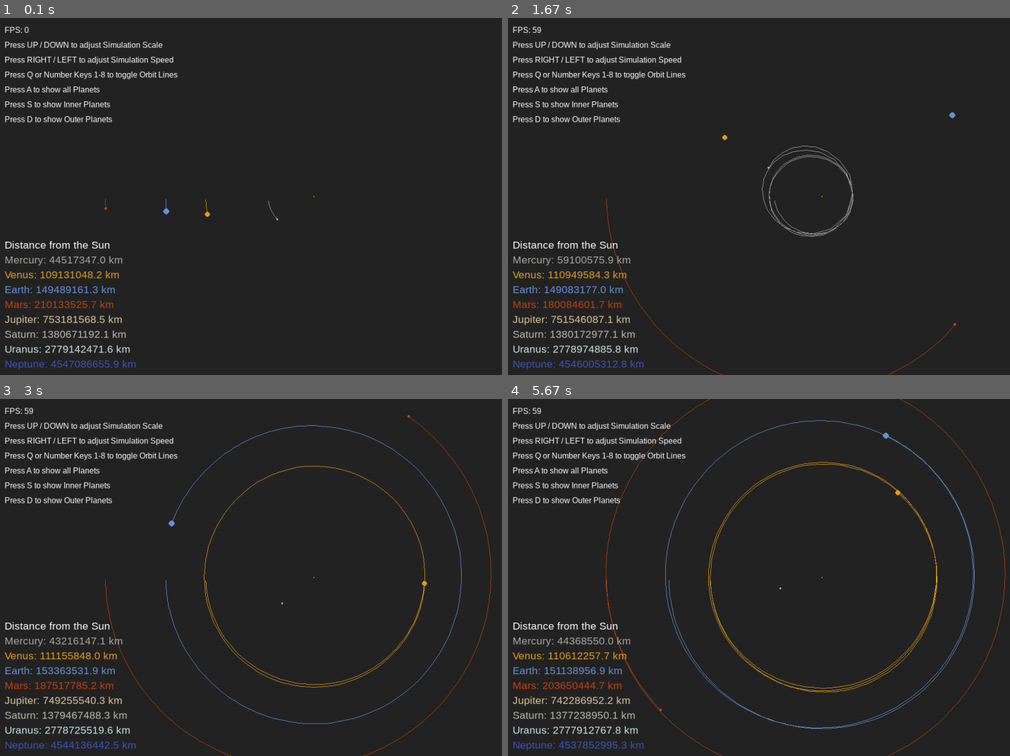
Above: before the commit, frames 1-4 (two rows, left to right).
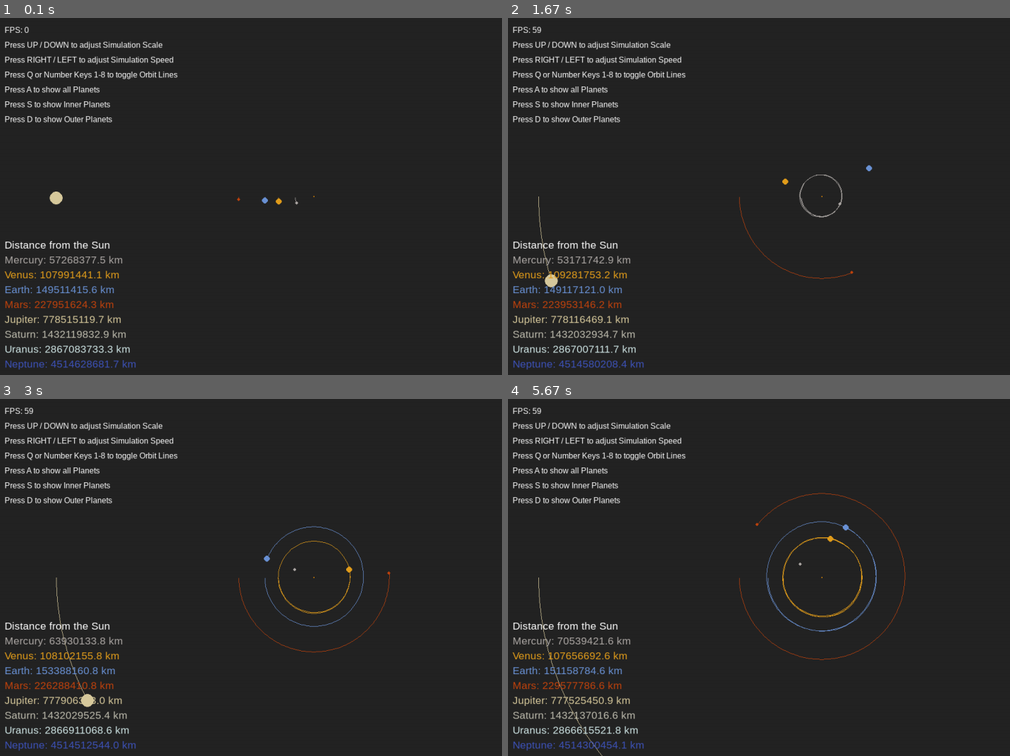
Above: after the commit, the same moments.

Repository: kuranez/solar-system-simulation
Game: pygame game, started from main.py
The game is run twice, just before and just after one commit, with the same random seed, the same clock (stepped at 60 frames per second) and the same inputs.
Inputs:
- Up to frame 1 (0.1 s): no input
- Up to frame 2 (1.67 s): hold Right 0.33-0.8 s; hold Up 0.83-1.13 s; tap 2 at 0.98 s; hold Right 1.17-1.63 s; tap 3 at 1.32 s
- Up to frame 3 (3 s): hold Left 1.67-2.2 s; tap 1 at 1.82 s; hold Down 2.23-2.53 s; tap 2 at 2.38 s; hold Left 2.57-2.97 s; tap 3 at 2.72 s
- Up to frame 4 (5.67 s): hold Up 3-3.37 s; tap 1 at 3.15, 4.62 s; hold Right 3.4-4.03 s; tap 2 at 3.55, 5.12 s; hold Down 4.07-4.43 s; tap 3 at 4.22, 5.62 s; hold Left 4.47-4.93 s; hold Right 4.97-5.43 s; hold Up from 5.47 s (still down)

The runs differ from the first frame. In frame 1, 1.1% of the frame differs, in the area x 8-60%, y 48-99%; in frame 2, 2.1%; in frame 3, 3.0%; in frame 4, 4.0%, in the area x 6-100%, y 0-100%.

Commit message:
Restored parameters of original simulation to fix Neptune's orbit. Added files for future functions.

Diff:
--- a/main.py
+++ b/main.py
@@ -2,7 +2,9 @@
 import pygame
 import sys
 from pygame.locals import QUIT
-from solarsystem import Body, Sun, Planet
+#import solarsystem_scale
+from solarsystem_sim import Body, Sun, Planet
+
 
 # Initialize pygame
 pygame.init()
@@ -21,77 +23,56 @@
 # Solar System Bodies
 # Parameters: x, y, radius, mass
 
-sun = Sun(0, 0, constants.sun_radius * Body.SCALE, constants.sun_mass)
+sun = Sun(0, 0, 2 * Planet.SCALE * 10 ** 9, 1.98892 * 10 ** 30)
 sun.draw_line = False
 
-mercury = Planet(
-    -constants.mercury_perihelion / constants.earth_perihelion * Body.AU, 0,
-    constants.mercury_radius / constants.earth_radius * 1e9 * 3 * Body.SCALE,
-    constants.mercury_mass)
-mercury.y_vel = constants.mercury_velocity
+mercury = Planet(-0.387 * Planet.AU, 0, 5 * Planet.SCALE * 10 ** 9, 3.30 * 10 ** 23)
+mercury.y_vel = 47.4 * 1000
 mercury.draw_line = True
 
-venus = Planet(
-    -constants.venus_perihelion / constants.earth_perihelion * Body.AU, 0,
-    constants.venus_radius / constants.earth_radius * 1e9 * 3 * Body.SCALE,
-    constants.venus_mass)
-venus.y_vel = constants.venus_velocity
+venus = Planet(-0.723 * Planet.AU, 0, 9 * Planet.SCALE * 10 ** 9, 4.8685 * 10 ** 24)
+venus.y_vel = 35.02 * 1000
 venus.draw_line = True
 
-earth = Planet(
-    -constants.earth_perihelion / constants.earth_perihelion * Body.AU, 0,
-    constants.earth_radius / constants.earth_radius * 1e9 * 3 * Body.SCALE,
-    constants.earth_mass)
-earth.y_vel = constants.earth_velocity
+earth = Planet(-1 * Planet.AU, 0, 10 * Planet.SCALE * 10 ** 9, 5.9722 * 10 ** 24)
+earth.y_vel = 29.783 * 1000
 earth.draw_line = True
 
-mars = Planet(
-    -constants.mars_perihelion / constants.earth_perihelion * Body.AU, 0,
-    constants.mars_radius / constants.earth_radius * 1e9 * 3 * Body.SCALE,
-    constants.mars_mass)
-mars.y_vel = constants.mars_velocity
+mars = Planet(-1.524 * Planet.AU, 0, 5 * Planet.SCALE * 10 ** 9, 6.39 * 10 ** 23)
+mars.y_vel = 24.077 * 1000
 mars.draw_line = True
 
-jupiter = Planet(
-    -constants.jupiter_perihelion / constants.earth_perihelion * Body.AU, 0,
-    constants.jupiter_radius / constants.earth_radius * 1e9 * Body.SCALE,
-    constants.jupiter_mass)
-jupiter.y_vel = constants.jupiter_velocity
-earth.draw_line = True
-
-saturn = Planet(
-    -constants.saturn_perihelion / constants.earth_perihelion * Body.AU, 0,
-    constants.saturn_radius / constants.earth_radius * 1e9 * Body.SCALE,
-    constants.saturn_mass)
-saturn.y_vel = constants.saturn_velocity
+jupiter = Planet(-5.204 * Planet.AU, 0, 20 * Planet.SCALE * 10 ** 9, 1.898 * 10 ** 27)
+jupiter.y_vel = 13.06 * 1000
+jupiter.draw_line = True
+
+saturn = Planet(-9.573 * Planet.AU, 0, 18 * Planet.SCALE * 10 ** 9, 5.683 * 10 ** 26)
+saturn.y_vel = 9.68 * 1000
 saturn.draw_line = True
 
-uranus = Planet(
-    -constants.uranus_perihelion / constants.earth_perihelion * Body.AU, 0,
-    constants.uranus_radius / constants.earth_radius * 1e9 * Body.SCALE,
-    constants.uranus_mass)
-uranus.y_vel = constants.uranus_velocity
+uranus = Planet(-19.165 * Planet.AU, 0, 14 * Planet.SCALE * 10 ** 9, 8.681 * 10 ** 25)
+uranus.y_vel = 6.80 * 1000
 uranus.draw_line = True
 
-neptune = Planet(
-    -constants.neptune_perihelion / constants.earth_perihelion * Body.AU, 0,
-    constants.neptune_radius / constants.earth_radius * 1e9 * Body.SCALE,
-    constants.neptune_mass)
+neptune = Planet(-30.178 * Planet.AU, 0, 12 * Planet.SCALE * 10 ** 9, 1.024 * 10 ** 26)
+neptune.y_vel = 5.43 * 1000
 neptune.draw_line = True
 
 # Solar System
 solarsystem = [
-    sun, mercury, venus, earth, mars, jupiter, saturn, uranus, neptune
+    mercury, venus, earth, mars, jupiter, saturn, uranus, neptune, sun
 ]
 
-inner_planets = [sun, mercury, venus, earth, mars]
-
-outer_planets = [sun, jupiter, saturn, uranus, neptune]
+inner_planets = [mercury, venus, earth, mars, sun]
+
+outer_planets = [jupiter, saturn, uranus, neptune, sun]
 
 current_solarsystem = solarsystem
 
 # Main Loop
 while True:
+    clock.tick(FPS)
+    DISPLAYSURF.fill(constants.COLOR_BACKGROUND)
 
     for event in pygame.event.get():
         if event.type == QUIT:
@@ -147,8 +128,6 @@
                 current_solarsystem = outer_planets
 
     # ---> Draw and update Solar System <---
-    DISPLAYSURF.fill(constants.COLOR_BACKGROUND)
-
     for body in current_solarsystem:
         body.update_position(current_solarsystem)
         body.draw(DISPLAYSURF)
@@ -232,4 +211,3 @@
     DISPLAYSURF.blit(neptune_surface, (15, 685))
 
     pygame.display.update()
-    clock.tick(FPS)
--- /dev/null
+++ b/solarsystem_scale.py
@@ -0,0 +1,52 @@
+#import constants
+#from solarsystem_sim import Body
+
+# Solar System Parameters for different Scales
+
+# Positions
+# Scale relative to Earth Distance from the Sun
+
+#mercury_xpos = -constants.mercury_perihelion / constants.earth_perihelion * Body.AU
+#venus_xpos = -constants.venus_perihelion / constants.earth_perihelion * Body.AU
+#earth_xpos = -constants.earth_perihelion / constants.earth_perihelion * Body.AU
+#mars_xpos = -constants.mars_perihelion / constants.earth_perihelion * Body.AU
+#jupiter_xpos = -constants.jupiter_perihelion / constants.earth_perihelion * Body.AU
+#saturn_xpos = -constants.saturn_perihelion / constants.earth_perihelion * Body.AU
+#uranus_xpos = -constants.uranus_perihelion / constants.earth_perihelion * Body.AU
+#neptune_xpos = -constants.neptune_perihelion / constants.earth_perihelion * Body.AU
+
+#print (mercury_xpos, venus_xpos, earth_xpos, mars_xpos, jupiter_xpos, saturn_xpos, uranus_xpos, neptune_xpos)
+
+# Numerical values (scaled)
+#mercury_xpos = -0.468
+#venus_xpos = -1.093
+#earth_xpos = -1.496
+#mars_xpos = -2.102
+#jupiter_xpos = -7.532
+#saturn_xpos = -13.807
+#uranus_xpos = -27.791
+#neptune_xpos = -45.471
+
+# Planet Radii
+# Scale relative to Earth Size
+
+#mercury_rad = constants.mercury_radius / constants.earth_radius * 1e9 * Body.SCALE
+#venus_rad = constants.venus_radius / constants.earth_radius * 1e9 * Body.SCALE
+#earth_rad = constants.earth_radius / constants.earth_radius * 1e9 * Body.SCALE
+#mars_rad = constants.mars_radius / constants.earth_radius * 1e9 * Body.SCALE
+#jupiter_rad = constants.jupiter_radius / constants.earth_radius * 1e9 * Body.SCALE
+#saturn_rad = constants.saturn_radius / constants.earth_radius * 1e9 * Body.SCALE
+#uranus_rad = constants.uranus_radius / constants.earth_radius * 1e9 * Body.SCALE
+#neptune_rad = constants.neptune_radius / constants.earth_radius * 1e9 * Body.SCALE
+
+#print(mercury_rad, venus_rad, earth_rad, mars_rad, jupiter_rad, saturn_rad, uranus_rad, neptune_rad)
+
+# Numerical values
+#mercury_rad = 0.77
+#venus_rad = 1.90
+#earth_rad = 2.01
+#mars_rad = 1.07
+#jupiter_rad = 22.48
+#saturn_rad = 18.95
+#uranus_rad = 8.04
+#neptune_rad = 7.79
--- a/solarsystem.py
+++ b/solarsystem_sim.py
@@ -10,7 +10,7 @@
     # Constants
     AU = 149.6e9  # Astronomical Unit, distance in meters
     G = 6.67428e-11  # Gravitational constant
-    SCALE = 300 / AU  # 1 AU = 300 pixels
+    SCALE = 100 / AU  # 1 AU = 100 pixels
     TIMESTEP = 3600 * 24.0  # seconds in 1 day
 
     def __init__(self, x, y, radius, mass):
@@ -21,10 +21,10 @@
 
         self.color = (0, 0, 0)
 
-        self.orbit = []
-
         self.sun = False
         self.distance_to_sun = 0
+
+        self.orbit = []
 
         self.x_vel = 0.0
         self.y_vel = 0.0
@@ -37,11 +37,12 @@
         y = self.y * self.SCALE + constants.HEIGHT / 2
 
         if len(self.orbit) >= 3:  # min 3 points needed
-            #del self.orbit[:-10000]
-            updated_points = [(x * self.SCALE + constants.WIDTH / 2,
-                               y * self.SCALE + constants.HEIGHT / 2)
-                              for x, y in self.orbit]
-            #updated_points.append((x,y))
+            updated_points = []
+            for point in self.orbit:
+                x, y = point
+                x = x * self.SCALE + constants.WIDTH / 2
+                y = y * self.SCALE + constants.HEIGHT / 2
+                updated_points.append((x, y))
             if self.draw_line:
                 pygame.draw.lines(DISPLAYSURF, self.color, False,
                                   updated_points, 1)
@@ -70,11 +71,11 @@
         return force_x, force_y
 
     # Method to update the position of the bodies
-    def update_position(self, solarsystem):
+    def update_position(self, current_solarsystem):
         # Total forces, conservation of mass
         total_fx = total_fy = 0
         # Forces for each body in the solar system
-        for body in solarsystem:
+        for body in current_solarsystem:
             if self == body:
                 continue
 
Not shown, changed: replit.nix
